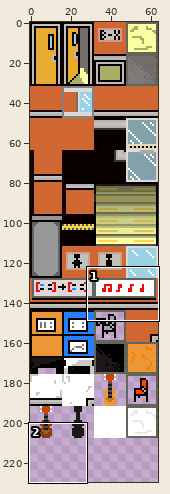
Two states of a sprite sheet, resources/images/sprites/tilesets/EdificioB_ensamble.png. Above: a wide view before the commit, with the close-up outlined.
Close-up. First the earlier version:
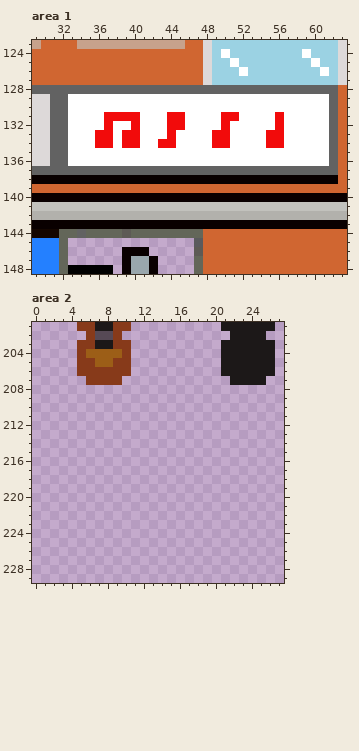
The file is 64x400 pixels. Colours within 5 levels of each other are drawn and written as one. Shown: area 1: x 29..63, y 123..148; area 2: x 0..27, y 201..229. The wide view leaves out empty margins.
After the commit:
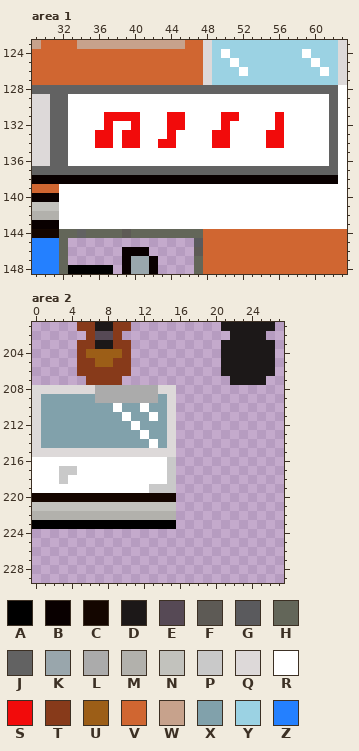
Palette (. is transparent): A #000000  B #090000  C #140600  D #1c1818  E #564955  F #5d5a55  G #5a5a5d  H #636659  J #626262  K #99a6ac  L #ababab  M #b2b1ac  N #c2c2bd  P #c9c9c9  Q #ddd9d9  R #ffffff  S #f20b0b  T #873a1a  U #9c5e17  V #d06631  W #c7a28c  X #81a1ab  Y #9bd2e3  Z #2480ff
What changed:
--- area 1
@@ x 29..63 @@
 127 VVVVVVVVVVVVVVVVVVVQYYYYYYYYYYYYYYQ
-128 JJJJJJJJJJJJJJJJJJJJJJJJJJJJJJJJJJV
-129 QQJJRRRRRRRRRRRRRRRRRRRRRRRRRRRRRJV
-130 QQJJRRRRRRRRRRRRRRRRRRRRRRRRRRRRRJV
-131 QQJJRRRRSSSSRRRSSRRRRSSRRRRSRRRRRJV
-132 QQJJRRRRSRRSRRRSSRRRRSRRRRRSRRRRRJV
-133 QQJJRRRSSRSSRRRSRRRRSSRRRRSSRRRRRJV
-134 QQJJRRRSSRSSRRSSRRRRSSRRRRSSRRRRRJV
-135 QQJJRRRRRRRRRRRRRRRRRRRRRRRRRRRRRJV
-136 QQJJRRRRRRRRRRRRRRRRRRRRRRRRRRRRRJV
-137 JJJJJJJJJJJJJJJJJJJJJJJJJJJJJJJJJJV
-138 BBBBBBBBBBBBBBBBBBBBBBBBBBBBBBBBBBV
-139 VVVVVVVVVVVVVVVVVVVVVVVVVVVVVVVVVVV
-140 BBBBBBBBBBBBBBBBBBBBBBBBBBBBBBBBBBB
-141 NNNNNNNNNNNNNNNNNNNNNNNNNNNNNNNNNNN
-142 MMMMMMMMMMMMMMMMMMMMMMMMMMMMMMMMMMM
-143 BBBBBBBBBBBBBBBBBBBBBBBBBBBBBBBBBBB
+128 JJJJJJJJJJJJJJJJJJJJJJJJJJJJJJJJJJR
+129 QQJJRRRRRRRRRRRRRRRRRRRRRRRRRRRRRJR
+130 QQJJRRRRRRRRRRRRRRRRRRRRRRRRRRRRRJR
+131 QQJJRRRRSSSSRRRSSRRRRSSRRRRSRRRRRJR
+132 QQJJRRRRSRRSRRRSSRRRRSRRRRRSRRRRRJR
+133 QQJJRRRSSRSSRRRSRRRRSSRRRRSSRRRRRJR
+134 QQJJRRRSSRSSRRSSRRRRSSRRRRSSRRRRRJR
+135 QQJJRRRRRRRRRRRRRRRRRRRRRRRRRRRRRJR
+136 QQJJRRRRRRRRRRRRRRRRRRRRRRRRRRRRRJR
+137 JJJJJJJJJJJJJJJJJJJJJJJJJJJJJJJJJJR
+138 BBBBBBBBBBBBBBBBBBBBBBBBBBBBBBBBBBR
+139 VVVRRRRRRRRRRRRRRRRRRRRRRRRRRRRRRRR
+140 BBBRRRRRRRRRRRRRRRRRRRRRRRRRRRRRRRR
+141 NNNRRRRRRRRRRRRRRRRRRRRRRRRRRRRRRRR
+142 MMMRRRRRRRRRRRRRRRRRRRRRRRRRRRRRRRR
+143 BBBRRRRRRRRRRRRRRRRRRRRRRRRRRRRRRRR
 144 CCCHHJHHHHFHHHHHHHHVVVVVVVVVVVVVVVV
--- area 2
@@ x 0..17 @@
 207 ......TTTT........
-208 ..................
-209 ..................
-210 ..................
-211 ..................
-212 ..................
-213 ..................
-214 ..................
-215 ..................
-216 ..................
-217 ..................
-218 ..................
-219 ..................
-220 ..................
-221 ..................
-222 ..................
-223 ..................
+208 QQQQQQQLLLLLLLQQ..
+209 QXXXXXXLLLLLLLXQ..
+210 QXXXXXXXXRXXRXXQ..
+211 QXXXXXXXXXRXXRXQ..
+212 QXXXXXXXXXXRXXXQ..
+213 QXXXXXXXXXXXRXXQ..
+214 QXXXXXXXXXXXXRXQ..
+215 QQQQQQQQQQQQQQQQ..
+216 RRRRRRRRRRRRRRRP..
+217 RRRPPRRRRRRRRRRP..
+218 RRRPRRRRRRRRRRRP..
+219 RRRRRRRRRRRRRPPP..
+220 CCCCCCCCCCCCCCCC..
+221 NNNNNNNNNNNNNNNN..
+222 MMMMMMMMMMMMMMMM..
+223 AAAAAAAAAAAAAAAA..
 224 ..................
Where, in picture pixels (left, top, right, bottom), the same in both close-ups:
changed: (59, 85, 347, 229)
added: (32, 385, 176, 529)
